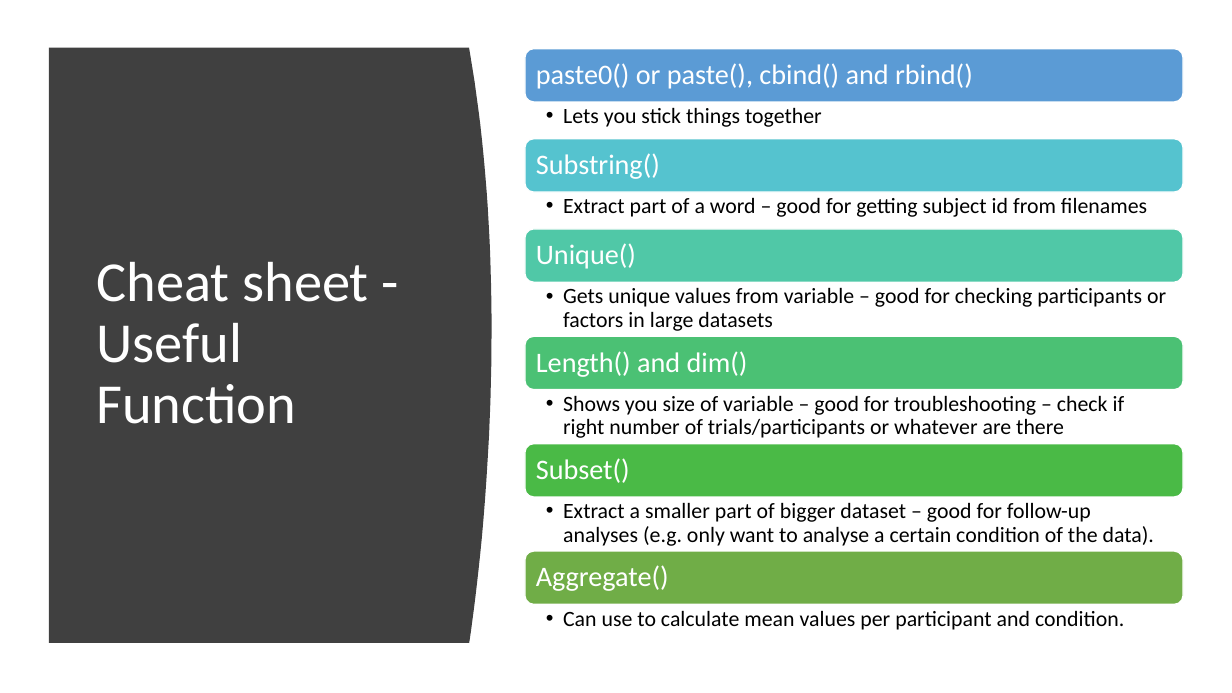
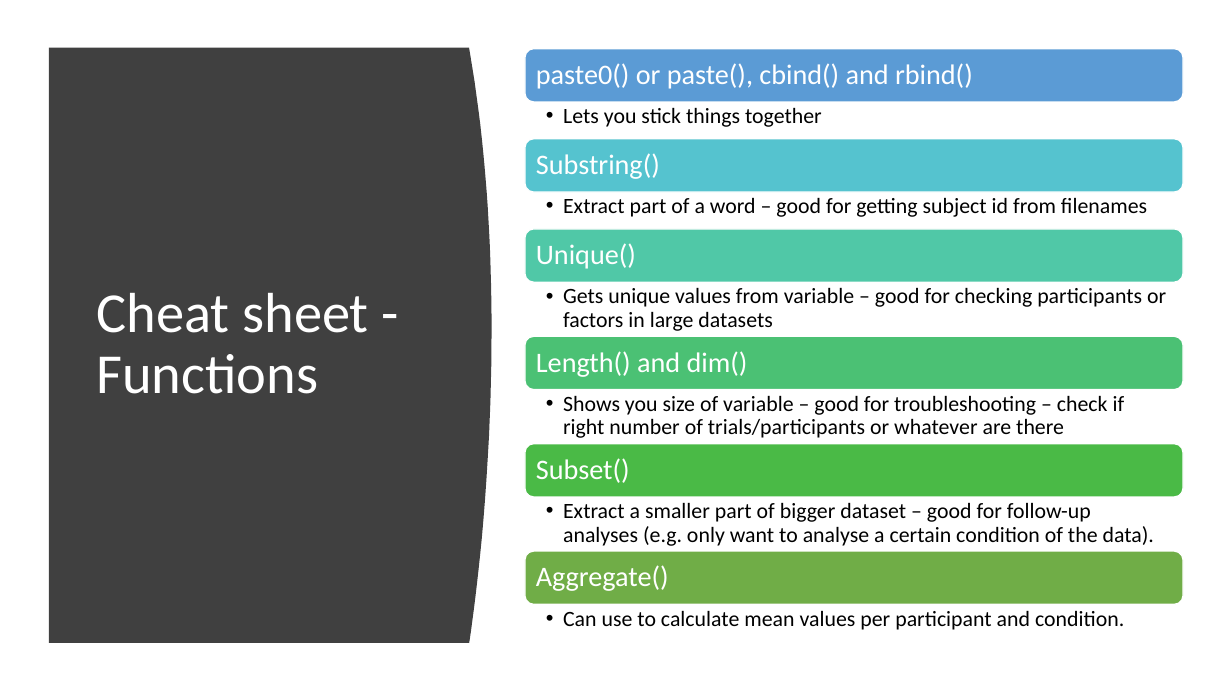
Before and after one commit to angnguyen/ce_group, a slide deck: slide 35 of R_tutorial_1.pptx (slide 20 before the commit). Drawn at 1232x693 pixels with LibreOffice and Linux fonts; fonts in the diff are those of the drawing. Boxes give left, top, right and bottom in pixels: in the first picture for what was removed or moved away, otherwise in the second. Text is boxed around its words. In the diff, an @@ line names an element or a change of style, - is before the commit and + after.

```diff
--- a/R_tutorial_1.pptx
+++ b/R_tutorial_1.pptx
@@ title at box(96, 293, 368, 394): text changed @@
-Cheat sheet - Useful Function
+Cheat sheet - Functions
```
Also in this commit, not shown: 15 other slides changed, 18 slides added, 3 slides removed, 2 other files.
